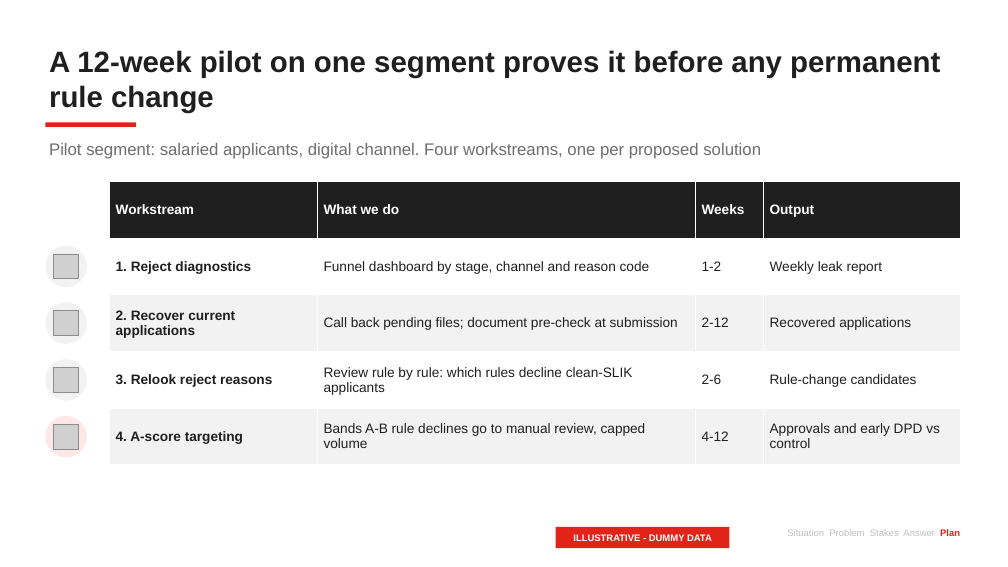
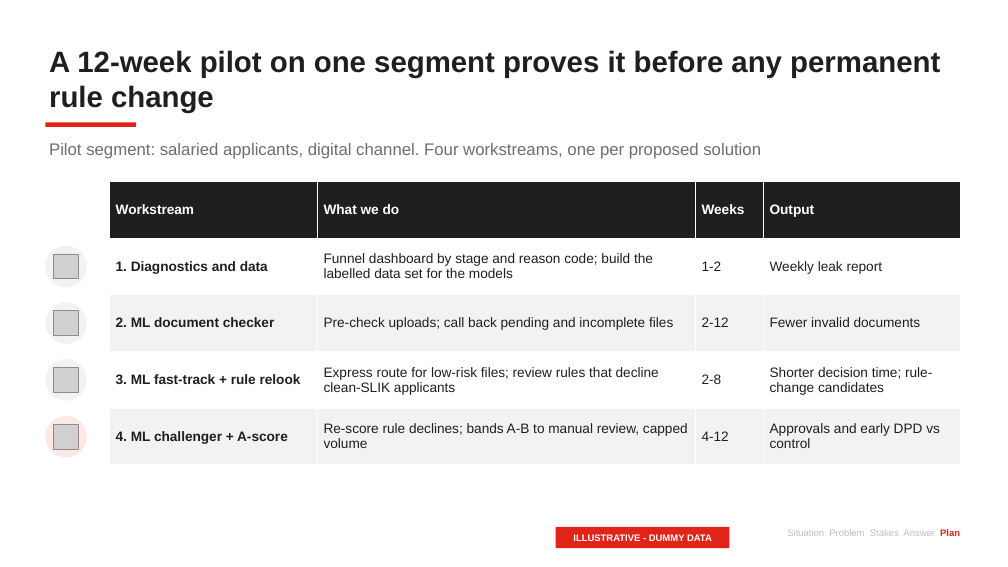
Before and after one commit to Mamel-lop/pstack-loki, a slide deck: slide 17 of decks/ocbc-unsecured-pl/deck.pptx (slide 14 before the commit). Drawn at 1008x567 pixels with LibreOffice and Linux fonts; fonts in the diff are those of the drawing; grey boxes stand for pictures. Boxes give left, top, right and bottom in pixels: in the first picture for what was removed or moved away, otherwise in the second. Text is boxed around its words. In the diff, an @@ line names an element or a change of style, - is before the commit and + after.

```diff
--- a/decks/ocbc-unsecured-pl/deck.pptx
+++ b/decks/ocbc-unsecured-pl/deck.pptx
@@ table at (x1=110, y1=181, x2=960, y2=465) @@
-row 2, column 1: 1. Reject diagnostics
+row 2, column 1: 1. Diagnostics and data
-row 2, column 2: Funnel dashboard by stage, channel and reason code
+row 2, column 2: Funnel dashboard by stage and reason code; build the labelled data set for the models
-row 3: 2. Recover current applications | Call back pending files; document pre-check at submission | 2-12 | Recovered applications
+row 3: 2. ML document checker | Pre-check uploads; call back pending and incomplete files | 2-12 | Fewer invalid documents
-row 4: 3. Relook reject reasons | Review rule by rule: which rules decline clean-SLIK applicants | 2-6 | Rule-change candidates
+row 4: 3. ML fast-track + rule relook | Express route for low-risk files; review rules that decline clean-SLIK applicants | 2-8 | Shorter decision time; rule-change candidates
-row 5, column 1: 4. A-score targeting
+row 5, column 1: 4. ML challenger + A-score
-row 5, column 2: Bands A-B rule declines go to manual review, capped volume
+row 5, column 2: Re-score rule declines; bands A-B to manual review, capped volume
```
Also in this commit, not shown: 8 other slides changed, 3 slides added, 27 other files.
